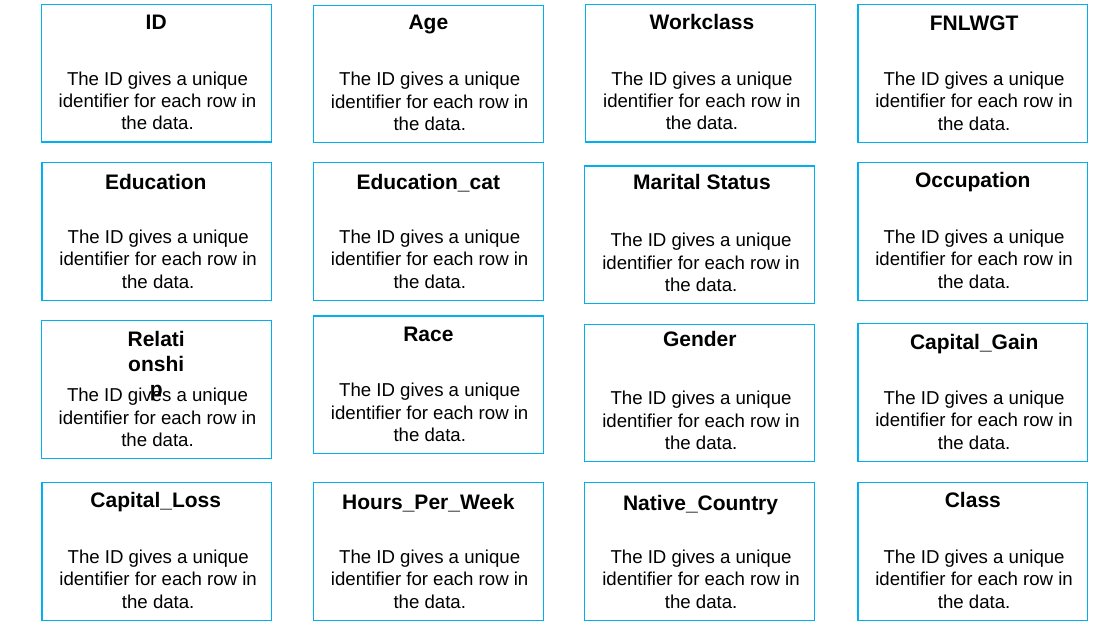
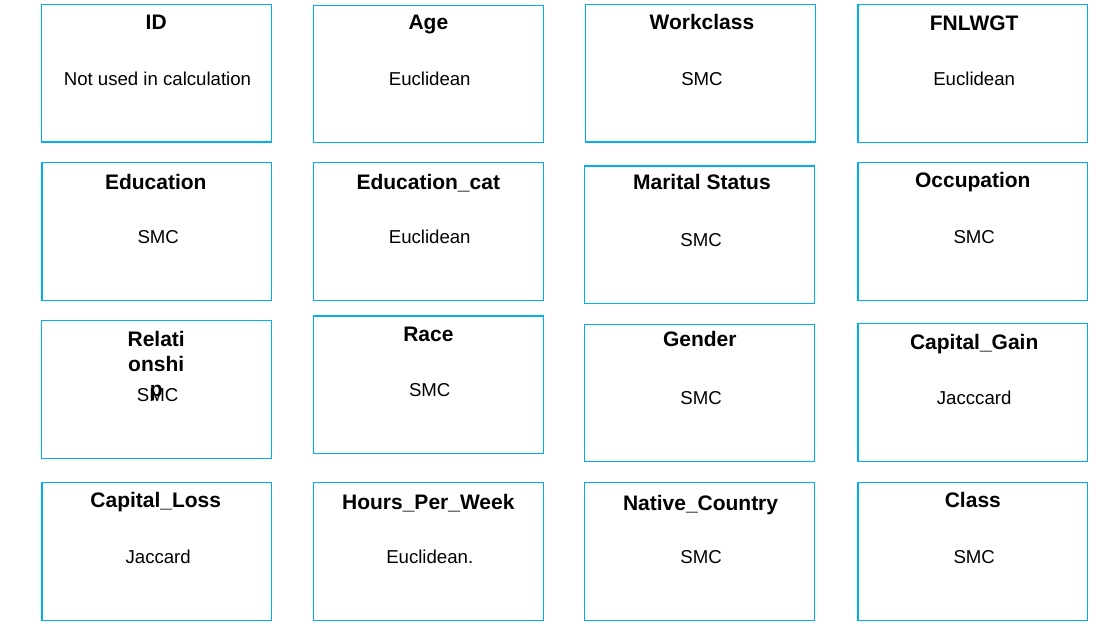
Before and after one commit to tytusplanck/DM_Assignment1, a slide deck: slide 1 of Diagram.pptx. Drawn at 1120x630 pixels with LibreOffice and Linux fonts; fonts in the diff are those of the drawing. Boxes give left, top, right and bottom in pixels: in the first picture for what was removed or moved away, otherwise in the second. Text is boxed around its words. In the diff, an @@ line names an element or a change of style, - is before the commit and + after.

```diff
--- a/Diagram.pptx
+++ b/Diagram.pptx
@@ text at (64, 71, 251, 86): text changed @@
-The ID gives a unique identifier for each row in the data.
+Not used in calculation
@@ text at (389, 71, 471, 86): text changed @@
-The ID gives a unique identifier for each row in the data.
+Euclidean
@@ text at (681, 72, 722, 86): text changed @@
-The ID gives a unique identifier for each row in the data.
+SMC
@@ text at (933, 71, 1015, 85): text changed @@
-The ID gives a unique identifier for each row in the data.
+Euclidean
@@ text at (138, 230, 179, 243): text changed @@
-The ID gives a unique identifier for each row in the data.
+SMC
@@ text at (389, 229, 471, 244): text changed @@
-The ID gives a unique identifier for each row in the data.
+Euclidean
@@ text at (680, 233, 721, 247): text changed @@
-The ID gives a unique identifier for each row in the data.
+SMC
@@ text at (954, 230, 995, 243): text changed @@
-The ID gives a unique identifier for each row in the data.
+SMC
@@ text at (137, 387, 178, 402): text changed @@
-The ID gives a unique identifier for each row in the data.
+SMC
@@ text at (409, 383, 450, 397): text changed @@
-The ID gives a unique identifier for each row in the data.
+SMC
@@ text at (680, 391, 721, 405): text changed @@
-The ID gives a unique identifier for each row in the data.
+SMC
@@ text at (937, 390, 1011, 405): text changed @@
-The ID gives a unique identifier for each row in the data.
+Jacccard
@@ text at (126, 549, 191, 564): text changed @@
-The ID gives a unique identifier for each row in the data.
+Jaccard
@@ text at (386, 549, 473, 563): text changed @@
-The ID gives a unique identifier for each row in the data.
+Euclidean.
@@ text at (680, 550, 721, 564): text changed @@
-The ID gives a unique identifier for each row in the data.
+SMC
@@ text at (954, 550, 995, 563): text changed @@
-The ID gives a unique identifier for each row in the data.
+SMC
```
Also in this commit, not shown: 4 other files.
